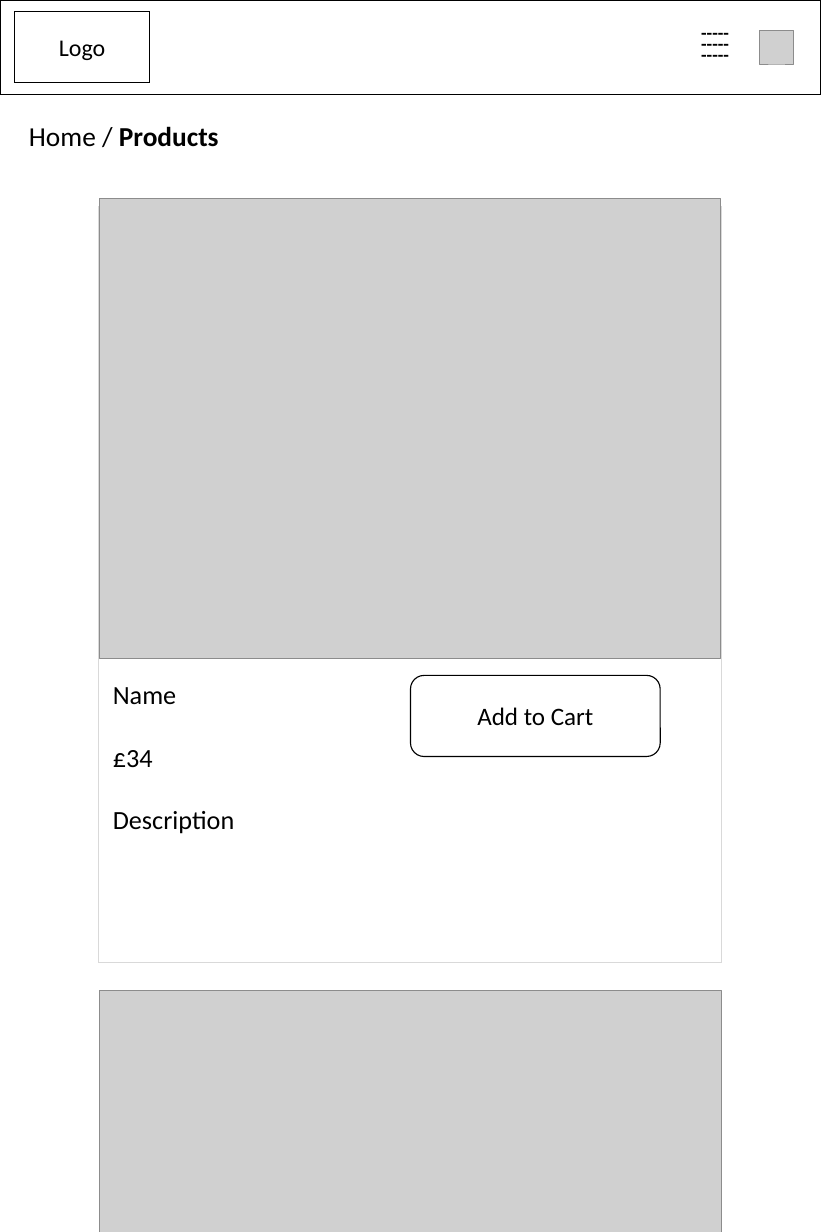
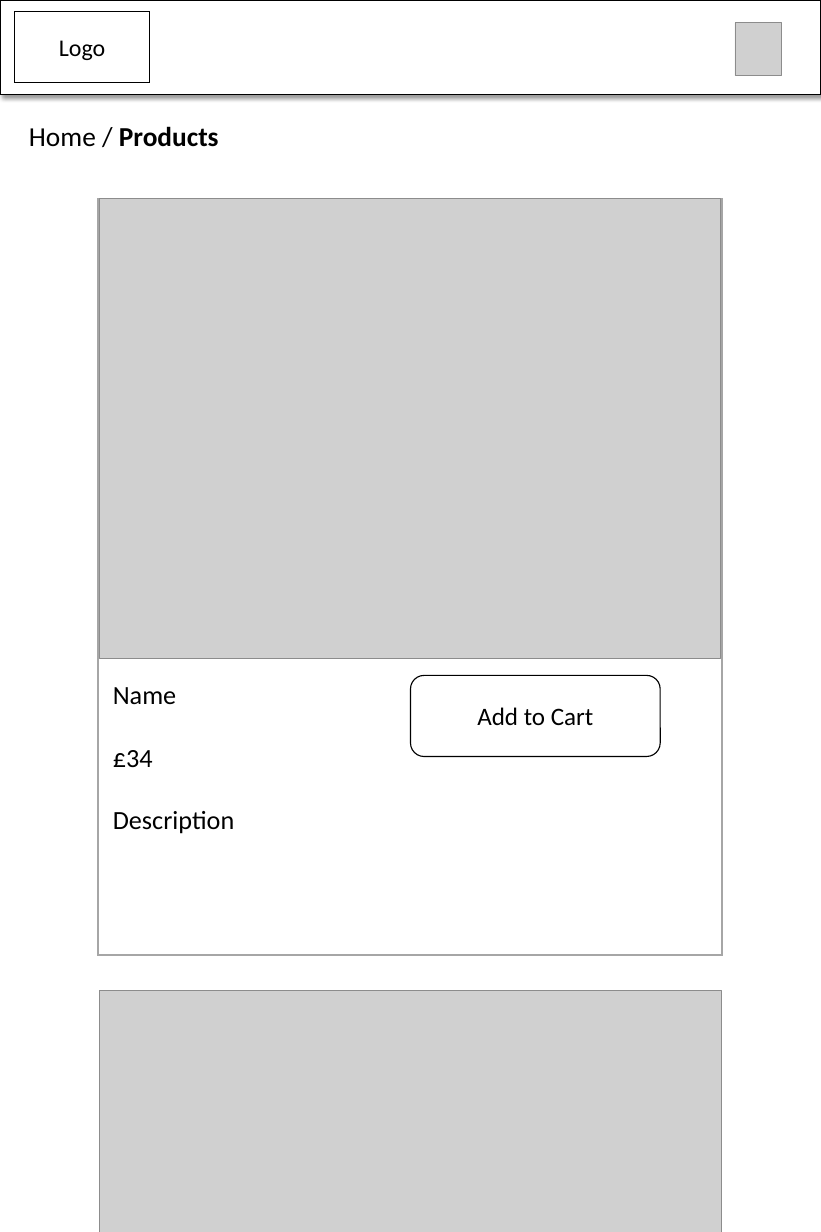
Before and after one commit to Pierrick-MADE/brookes_website, a slide deck: slide 12 of docs/Mockup.pptx. Drawn at 821x1232 pixels with LibreOffice and Linux fonts; fonts in the diff are those of the drawing; grey boxes stand for pictures; background and template pictures are left out. Boxes give left, top, right and bottom in pixels: in the first picture for what was removed or moved away, otherwise in the second. Text is boxed around its words. In the diff, an @@ line names an element or a change of style, - is before the commit and + after.

```diff
--- a/docs/Mockup.pptx
+++ b/docs/Mockup.pptx
@@ rectangle at (x1=0, y1=1, x2=820, y2=95): fill none to #FFFFFF; shadow on @@
@@ text removed at (x1=654, y1=7, x2=777, y2=89) @@
------
------
------
@@ picture added at (x1=735, y1=23, x2=781, y2=76) @@
@@ picture removed at (x1=759, y1=30, x2=793, y2=64) @@
@@ rounded rectangle moved from (x1=98, y1=206, x2=722, y2=961) to (x1=98, y1=200, x2=722, y2=955) @@
@@ rounded rectangle at (x1=98, y1=200, x2=722, y2=955): outline #D9D9D9 1 pt to #A6A6A6 1.75 pt @@
```
Also in this commit, not shown: 11 other slides changed, 3 other files.
